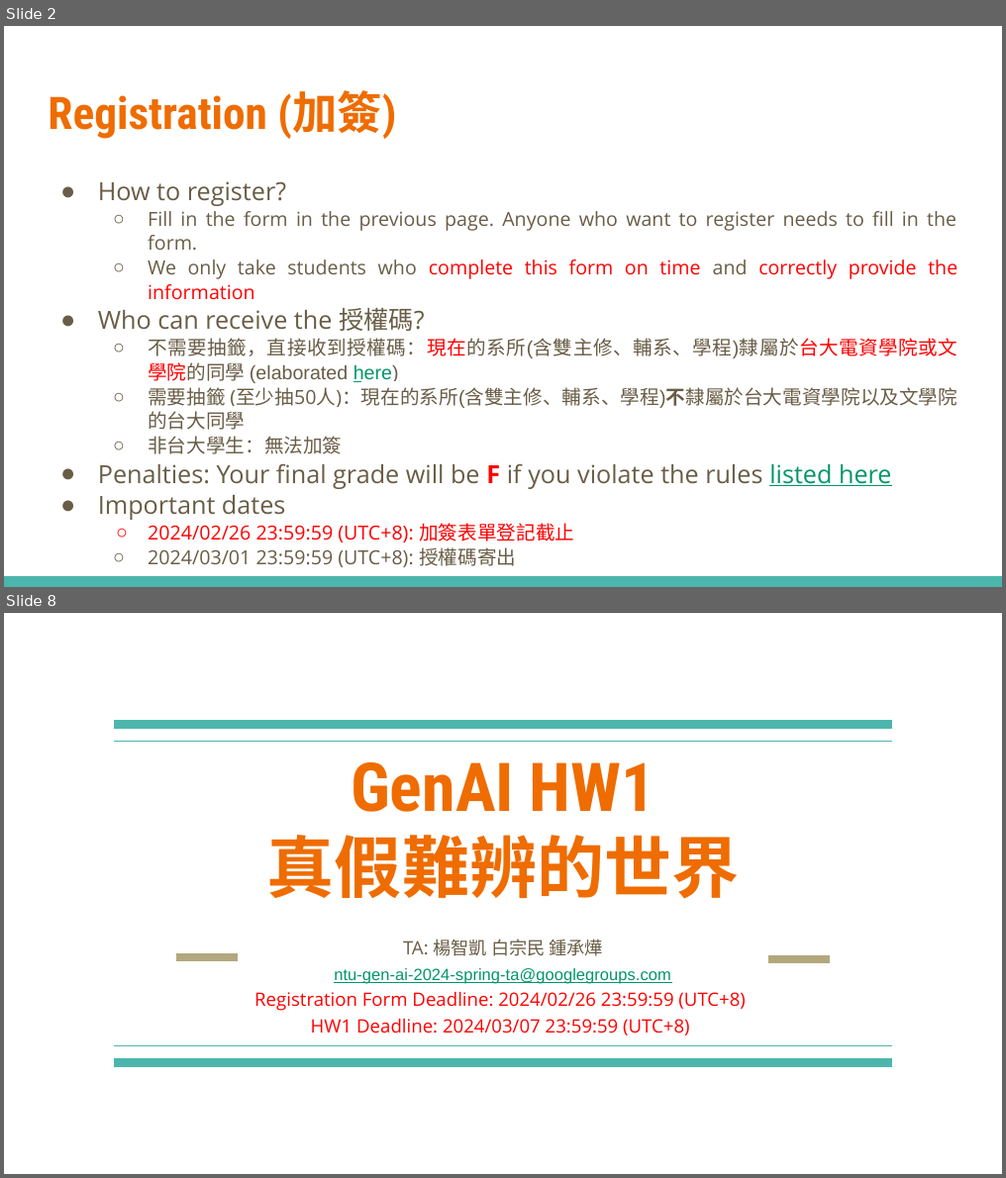
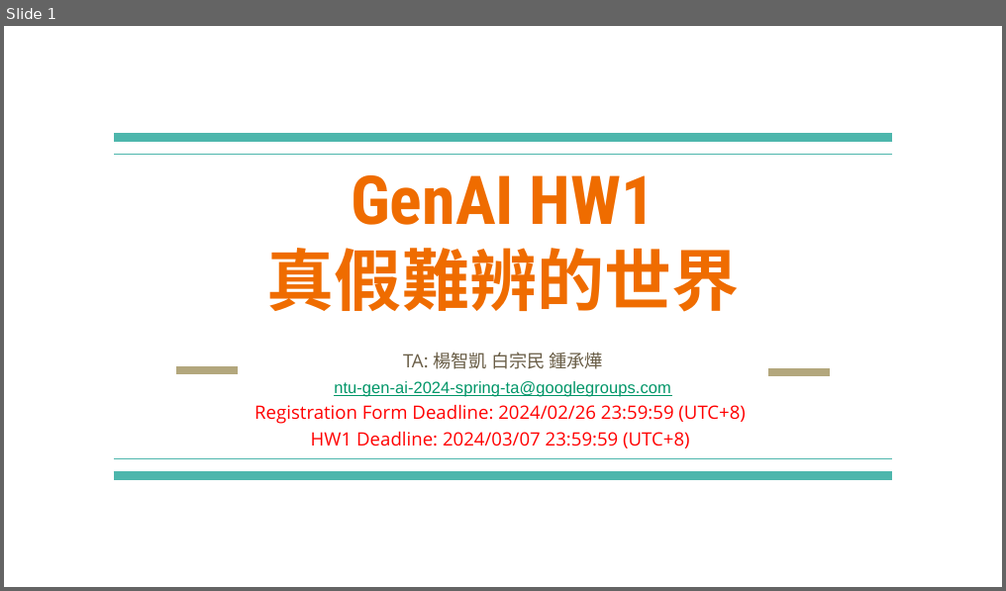
Before and after one commit to lanzhiwang/machine_learning, a slide deck: 2024_generative_ai/homework/01_真假難辨的世界.pptx. Shown one above the other, each under a label of ours: slides 2 and 8 before the commit, slide 1 after it; the slides between them are not shown. The pictures are 1006x1178 and 1006x591 pixels, drawn with LibreOffice and Linux fonts; fonts in the diff are those of the drawing. Boxes give left, top, right and bottom in pixels: in the first picture for what was removed or moved away, otherwise in the second. Text is boxed around its words. In the diff, an @@ line names an element or a change of style, - is before the commit and + after.

```diff
--- a/2024_generative_ai/homework/01_真假難辨的世界.pptx
+++ b/2024_generative_ai/homework/01_真假難辨的世界.pptx
@@ slide 2 removed at bbox=[4, 26, 1002, 587], background #FFFFFF @@
@@ title removed at bbox=[48, 90, 396, 139] @@
-Registration (加簽)
@@ text removed at bbox=[98, 181, 957, 568] @@
-● How to register?
-  ○ Fill in the form in the previous page. Anyone who want to register needs to fill in the form.
-  ○ We only take students who complete this form on time and correctly provide the information
-● Who can receive the 授權碼?
-  ○ 不需要抽籤，直接收到授權碼：現在的系所(含雙主修、輔系、學程)隸屬於台大電資學院或文學院的同學 (elaborated here)
-  ○ 需要抽籤 (至少抽50人)：現在的系所(含雙主修、輔系、學程)不隸屬於台大電資學院以及文學院的台大同學
-  ○ 非台大學生：無法加簽
-● Penalties: Your final grade will be F if you violate the rules listed here
-● Important dates
-  ○ 2024/02/26 23:59:59 (UTC+8): 加簽表單登記截止
-  ○ 2024/03/01 23:59:59 (UTC+8): 授權碼寄出
@@ rectangle removed at bbox=[4, 576, 1002, 587] @@
@@ what was slide 8 is now slide 1 @@
```
Also in this commit, not shown: 6 other slides removed, 56 other files.
